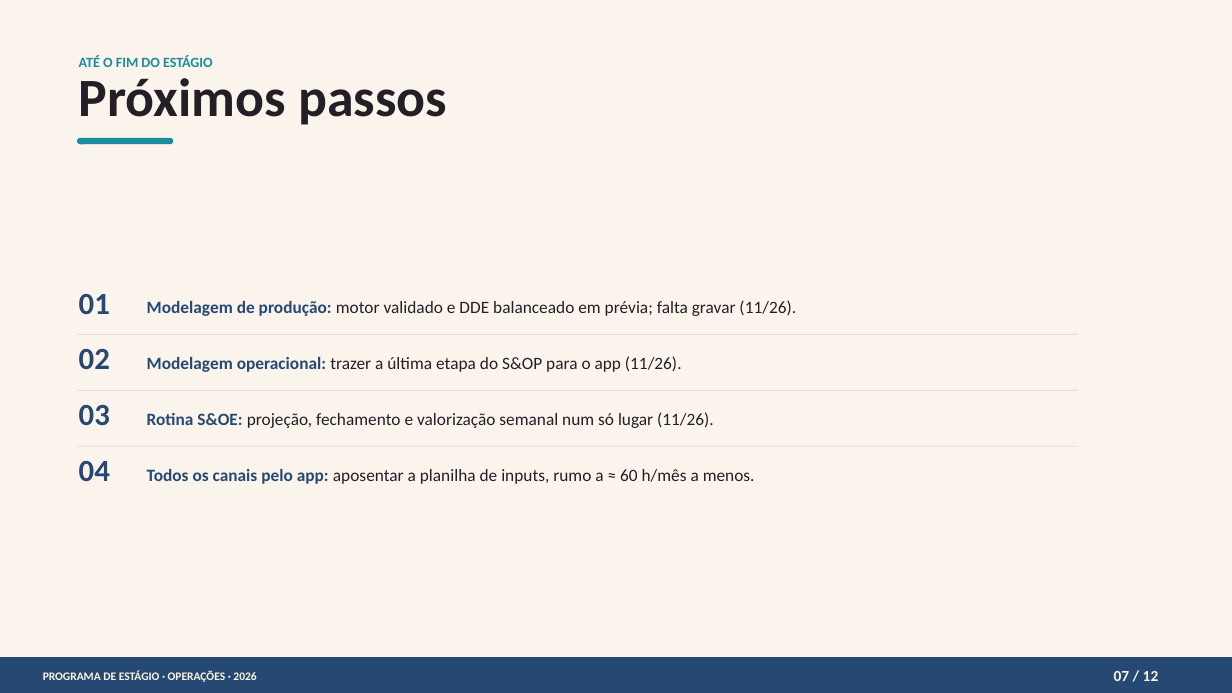
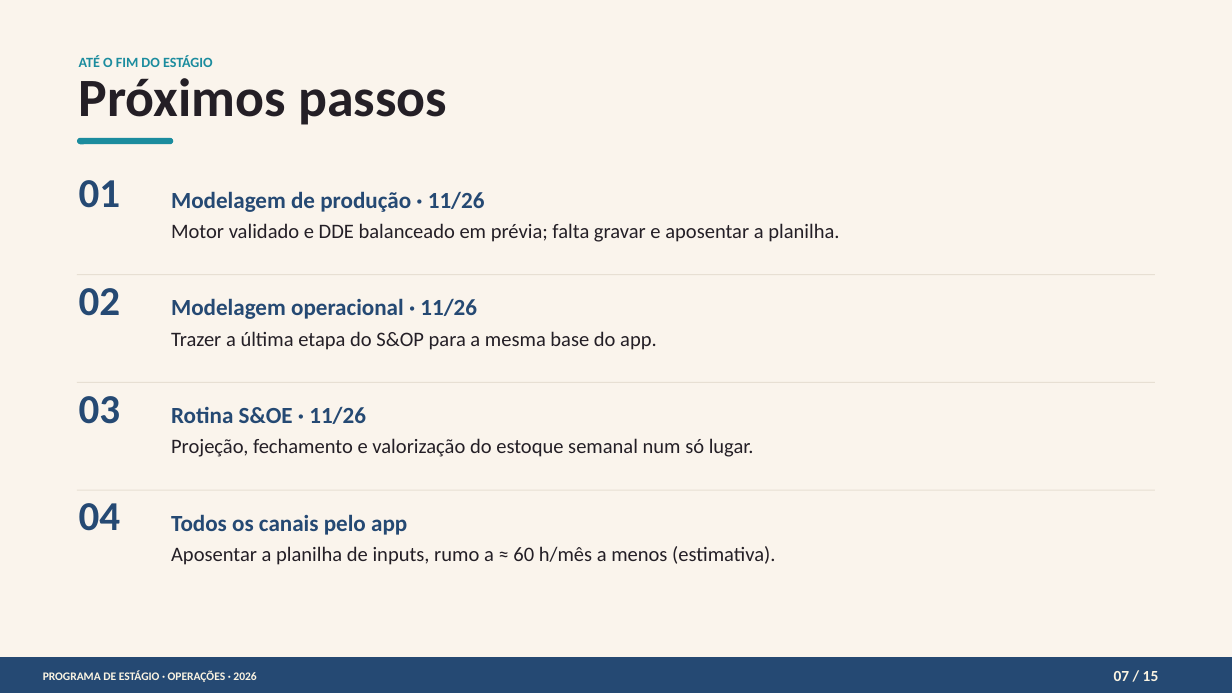
Before and after one commit to victortamay-hash/testeOSNI, a slide deck: slide 7 of Programa_Estagio_VictorEhitiItimuraTamay.pptx. Drawn at 1232x693 pixels with LibreOffice and Linux fonts; fonts in the diff are those of the drawing. Boxes give left, top, right and bottom in pixels: in the first picture for what was removed or moved away, otherwise in the second. Text is boxed around its words. In the diff, an @@ line names an element or a change of style, - is before the commit and + after.

```diff
--- a/Programa_Estagio_VictorEhitiItimuraTamay.pptx
+++ b/Programa_Estagio_VictorEhitiItimuraTamay.pptx
@@ size 36 to 48 pt in 4 elements at [79, 396, 121, 424], [79, 288, 121, 316], [79, 503, 121, 531], [79, 180, 121, 208] @@
@@ text "01": place and size @@
-text "01" at [79, 294, 110, 315]
+text "01" at [79, 180, 121, 208]
@@ text at [171, 191, 839, 242]: text changed; size 20.2 to 24 pt @@
-Modelagem de produção: motor validado e DDE balanceado em prévia; falta gravar (11/26).
+Modelagem de produção · 11/26
+Motor validado e DDE balanceado em prévia; falta gravar e aposentar a planilha.
@@ text "02": place and size @@
-text "02" at [79, 349, 110, 370]
+text "02" at [79, 288, 121, 316]
@@ rectangle: place and size @@
-rectangle at [77, 334, 1078, 335]
+rectangle at [77, 274, 1155, 275]
@@ text at [171, 298, 657, 350]: text changed; size 20.2 to 24 pt @@
-Modelagem operacional: trazer a última etapa do S&OP para o app (11/26).
+Modelagem operacional · 11/26
+Trazer a última etapa do S&OP para a mesma base do app.
@@ rectangle: place and size @@
-rectangle at [77, 390, 1078, 391]
+rectangle at [77, 382, 1155, 383]
@@ text "03": place and size @@
-text "03" at [79, 405, 110, 426]
+text "03" at [79, 396, 121, 424]
@@ text at [171, 406, 754, 457]: text changed; size 20.2 to 24 pt @@
-Rotina S&OE: projeção, fechamento e valorização semanal num só lugar (11/26).
+Rotina S&OE · 11/26
+Projeção, fechamento e valorização do estoque semanal num só lugar.
@@ text "04": place and size @@
-text "04" at [79, 461, 110, 482]
+text "04" at [79, 503, 121, 531]
@@ rectangle: place and size @@
-rectangle at [77, 446, 1078, 447]
+rectangle at [77, 490, 1155, 491]
@@ text at [171, 514, 775, 565]: text changed; size 20.2 to 24 pt @@
-Todos os canais pelo app: aposentar a planilha de inputs, rumo a ≈ 60 h/mês a menos.
+Todos os canais pelo app
+Aposentar a planilha de inputs, rumo a ≈ 60 h/mês a menos (estimativa).
@@ text at [1114, 671, 1159, 681]: text changed @@
-07 / 12
+07 / 15
```
Also in this commit, not shown: 10 other slides changed, 3 slides added.
